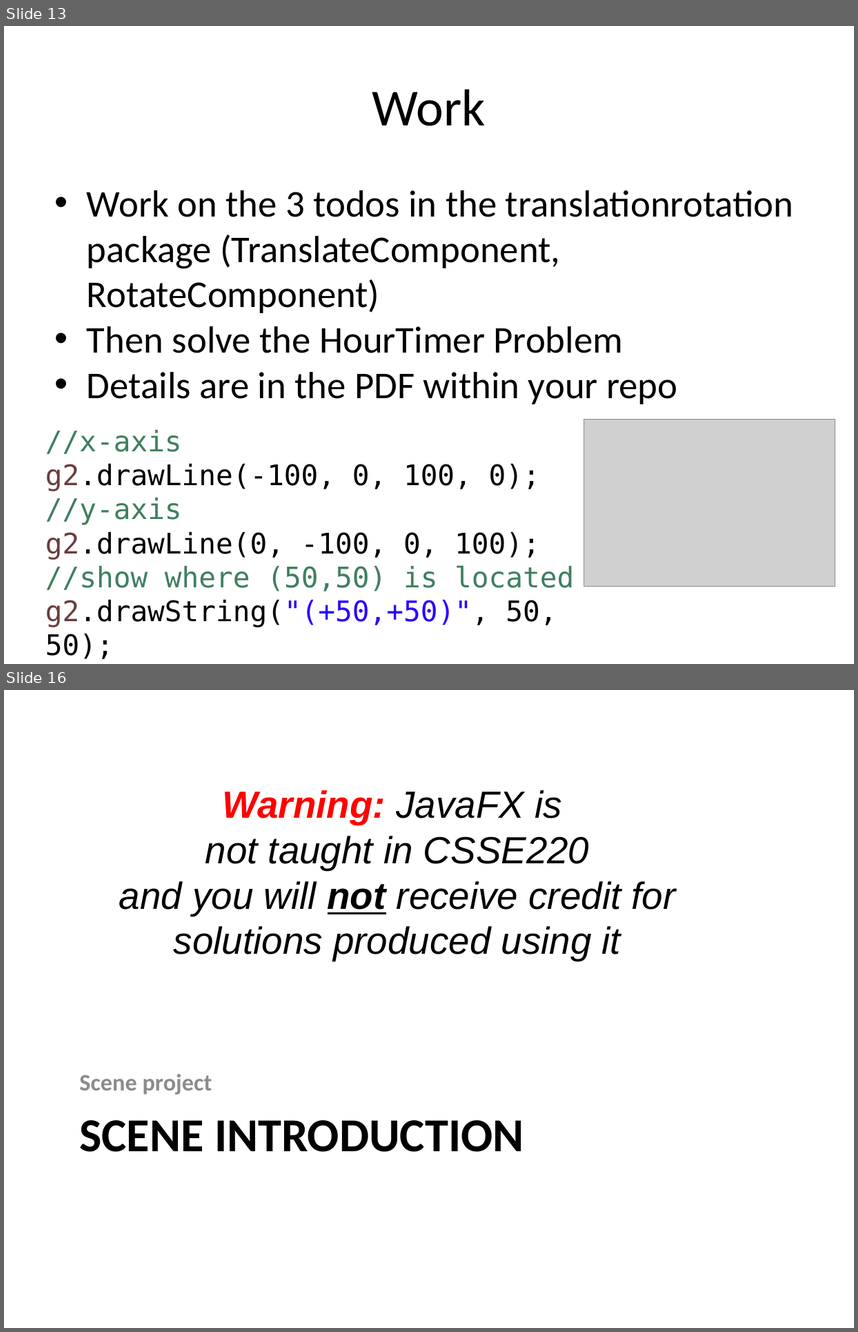
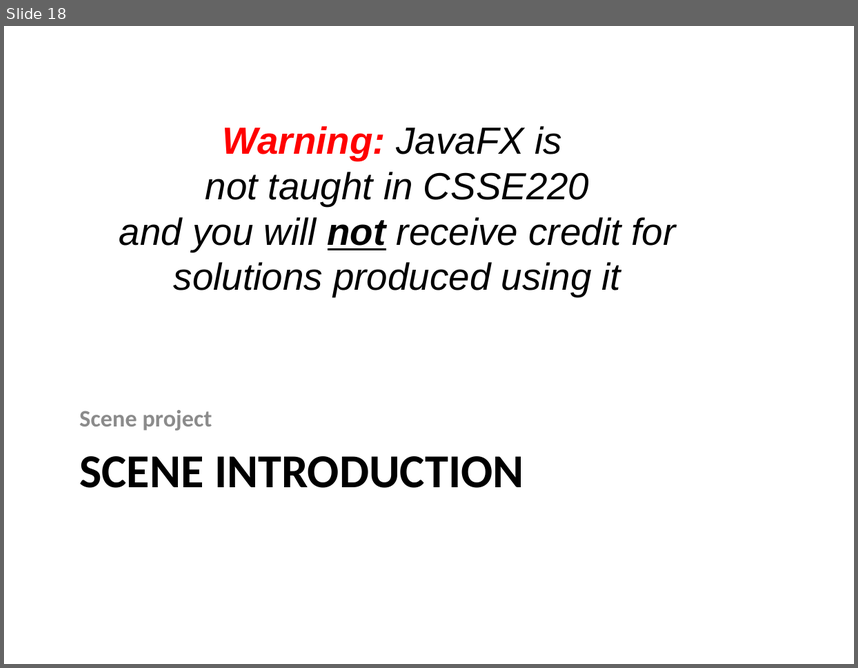
Before and after one commit to RHIT-CSSE/csse220, a slide deck: ClassMaterials/IntroToGraphics/Slides/Graphics.pptx. Shown one above the other, each under a label of ours: slides 13 and 16 before the commit, slide 18 after it; the slides between them are not shown. The pictures are 858x1332 and 858x668 pixels, drawn with LibreOffice and Linux fonts; fonts in the diff are those of the drawing; grey boxes stand for pictures. Boxes give left, top, right and bottom in pixels: in the first picture for what was removed or moved away, otherwise in the second. Text is boxed around its words. In the diff, an @@ line names an element or a change of style, - is before the commit and + after.

```diff
--- a/ClassMaterials/IntroToGraphics/Slides/Graphics.pptx
+++ b/ClassMaterials/IntroToGraphics/Slides/Graphics.pptx
@@ slide 13 removed at (x1=4, y1=26, x2=854, y2=664), background #FFFFFF @@
@@ text removed at (x1=372, y1=89, x2=486, y2=126) @@
-Work
@@ text removed at (x1=87, y1=190, x2=794, y2=404) @@
-• Work on the 3 todos in the translationrotation package (TranslateComponent, RotateComponent)
-• Then solve the HourTimer Problem
-• Details are in the PDF within your repo
@@ picture removed at (x1=584, y1=419, x2=835, y2=586) @@
@@ text removed at (x1=45, y1=429, x2=574, y2=627) @@
-//x-axis
-g2.drawLine(-100, 0, 100, 0);
-//y-axis
-g2.drawLine(0, -100, 0, 100);
-//show where (50,50) is located
-g2.drawString("(+50,+50)", 50, 50);
@@ what was slide 16 is now slide 18 @@
```
Also in this commit, not shown: 8 slides changed, 4 slides added, 1 other slide removed.
